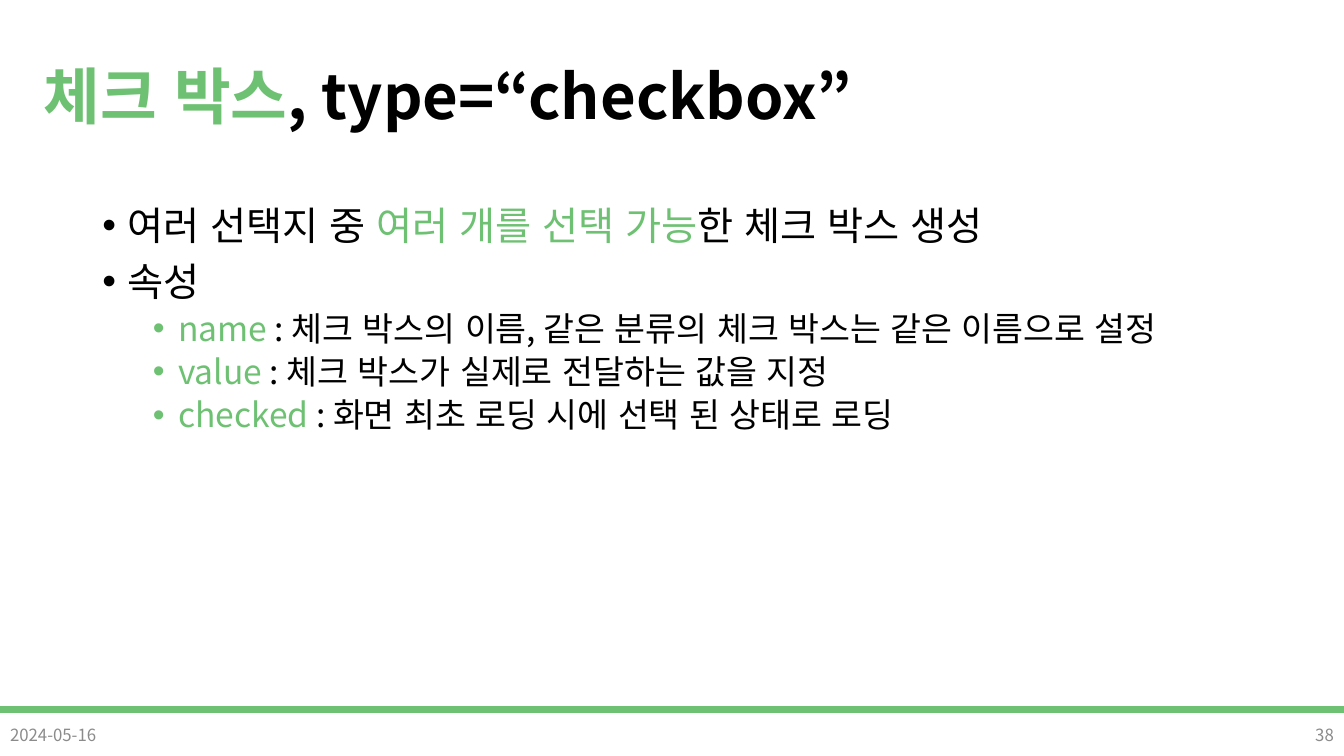
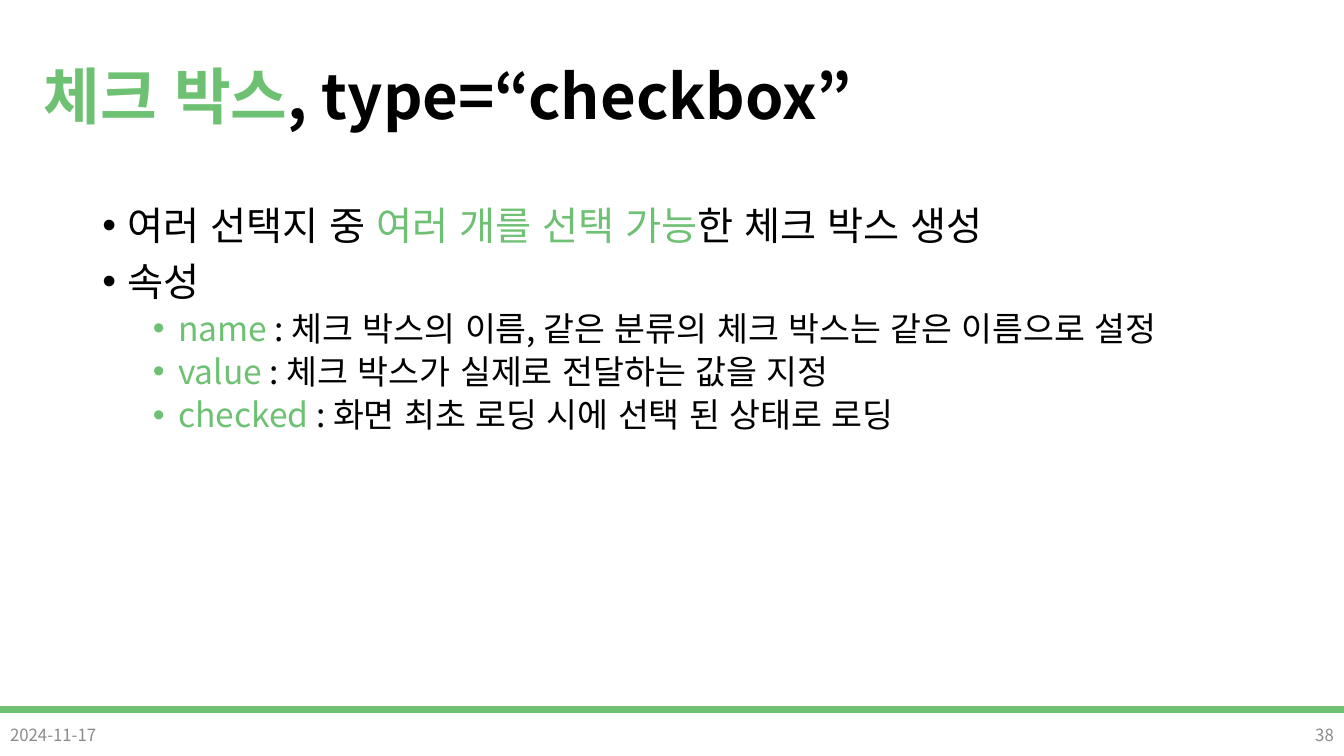
Before and after one commit to DevDamon0527/SeSAC_Yeongdeungpo_Campus_6th, a slide deck: slide 38 of material/[SeSAC_YDP_6] 02_HTML.pptx. Drawn at 1344x756 pixels with LibreOffice and Linux fonts; fonts in the diff are those of the drawing; background and template pictures are left out. Boxes give left, top, right and bottom in pixels: in the first picture for what was removed or moved away, otherwise in the second. Text is boxed around its words. In the diff, an @@ line names an element or a change of style, - is before the commit and + after.

```diff
--- a/material/[SeSAC_YDP_6] 02_HTML.pptx
+++ b/material/[SeSAC_YDP_6] 02_HTML.pptx
@@ text at (10,728,96,741): text changed @@
-2024-05-16
+2024-11-17
```
Also in this commit, not shown: 62 other slides changed, 13 other files.
